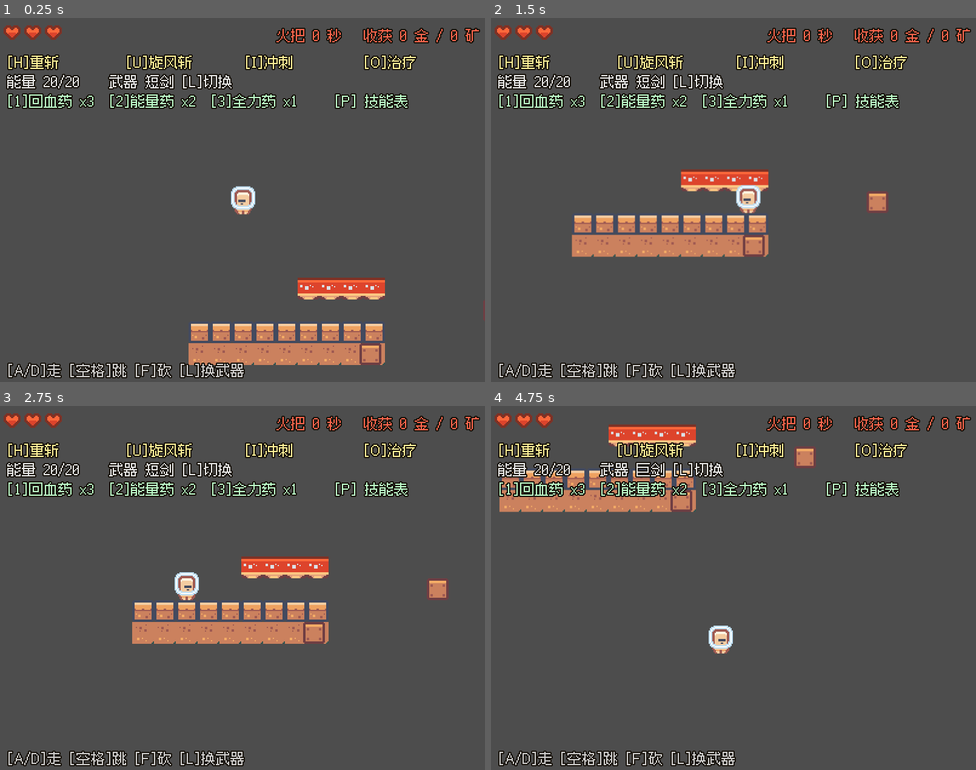
Above: before the commit, frames 1-4 (two rows, left to right).
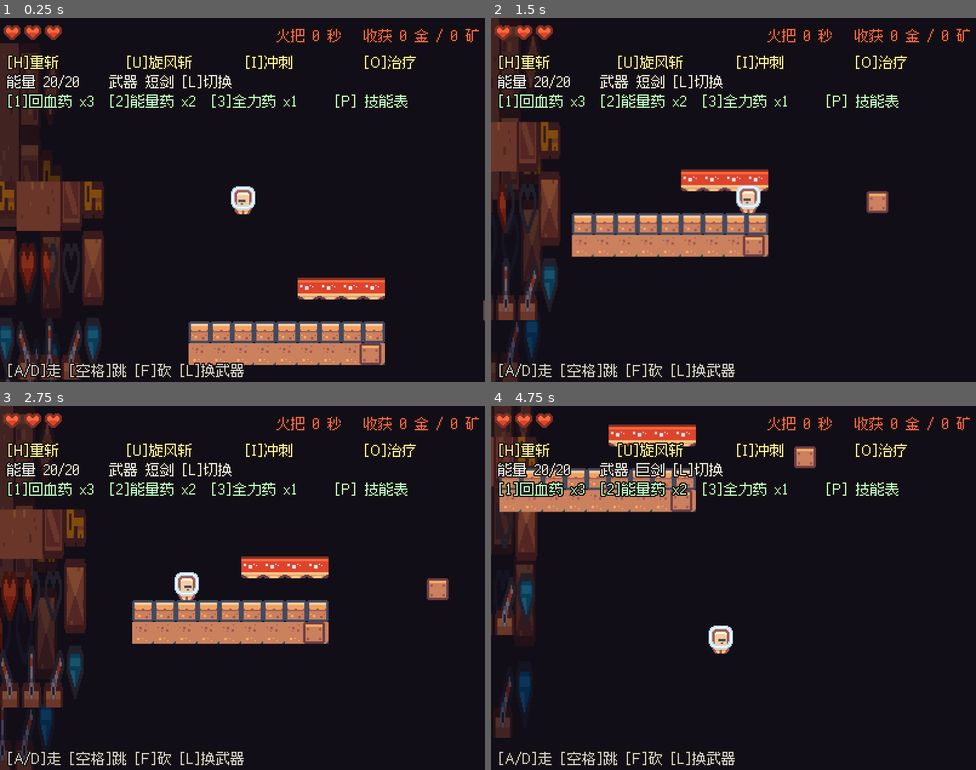
Above: after the commit, the same moments.

Repository: 01821/farm-fight-game
Game: Godot game, scene res://Tests/test_mine.tscn
Same seed, same stepped clock (60 frames per second), same inputs: the game is played once before the commit and once after it. This scene is started directly instead of the project's main scene. Sound files missing from this copy of the repository are replaced by a short silence.
Inputs:
- Up to frame 1 (0.25 s): no input
- Up to frame 2 (1.5 s): hold Q (cycle_item) 0.53-1.28 s; hold D (right) from 0.53 s (still down); tap Space (jump) at 0.77 s; tap 1 (item_1) at 1.35 s
- Up to frame 3 (2.75 s): tap Space (jump) at 1.52 s; release D (right) at 2.03 s; hold A (left) from 2.03 s (still down); tap 2 (item_2) at 2.1 s
- Up to frame 4 (4.75 s): release A (left) at 2.78 s; hold D (right) 2.78-4.28 s; tap 3 (item_3) at 2.85 s; tap Space (jump) at 3.02, 3.77, 4.52 s; tap L (switch_weapon) at 3.6 s; hold A (left) from 4.28 s (still down); tap F (use_item) at 4.35 s

The runs differ from the first frame. In frame 1, 86% of the frame differs, in the area x 0-100%, y 0-100%; in frame 2, 86%; in frame 3, 85%; in frame 4, 88%.

Commit message:
feat(mine): 视差背景 —— 矿洞不再是纯色一片（16 项清单第 2 项）

Diff:
--- a/Scenes/Mine/mine_level.tscn
+++ b/Scenes/Mine/mine_level.tscn
@@ -35,6 +35,47 @@
 [node name="MineLevel" type="Node2D"]
 script = ExtResource("1_lvl")
 pickup_scene = ExtResource("6_pickup")
+
+; --- 背景 ---
+; 底色：一块纯色垫在最底下，parallax 层之间露缝也不会穿帮。
+; 放在 layer = -20 的 CanvasLayer 里 → 它是**屏幕空间**的，永远盖满视口。
+[node name="Backdrop" type="CanvasLayer" parent="."]
+layer = -20
+
+[node name="Fill" type="ColorRect" parent="Backdrop"]
+offset_right = 400.0
+offset_bottom = 300.0
+color = Color(0.07, 0.055, 0.09, 1)
+
+; 视差背景。图集是 192×72，三个主题各占一段 —— 取**中间那段橙棕色**（x 72~144），
+; 调暗之后那些"山丘"剪影正好读作远处的岩层。
+; 两层不同速度 = 纵深：远层几乎不动，近层跟着走一点。
+[node name="Parallax" type="ParallaxBackground" parent="."]
+layer = -10
+
+[node name="FarLayer" type="ParallaxLayer" parent="Parallax"]
+motion_scale = Vector2(0.1, 0.25)
+motion_mirroring = Vector2(72, 0)
+
+[node name="Far" type="Sprite2D" parent="Parallax/FarLayer"]
+modulate = Color(0.32, 0.27, 0.36, 1)
+position = Vector2(0, 150)
+scale = Vector2(1, 4.2)
+texture = ExtResource("3_tiles")
+region_enabled = true
+region_rect = Rect2(72, 0, 72, 72)
+
+[node name="NearLayer" type="ParallaxLayer" parent="Parallax"]
+motion_scale = Vector2(0.32, 0.55)
+motion_mirroring = Vector2(72, 0)
+
+[node name="Near" type="Sprite2D" parent="Parallax/NearLayer"]
+modulate = Color(0.52, 0.42, 0.44, 1)
+position = Vector2(0, 168)
+scale = Vector2(1, 3.4)
+texture = ExtResource("3_tiles")
+region_enabled = true
+region_rect = Rect2(72, 24, 72, 48)
 
 [node name="Terrain" type="TileMapLayer" parent="."]
 tile_set = SubResource("TileSet_mine")
--- a/Tests/test_mine.gd
+++ b/Tests/test_mine.gd
@@ -224,6 +224,42 @@
 	print("  INFO 离地后立刻按跳，4 帧内是否起跳 = ", jumped)
 	_check("土狼时间：刚离地仍能起跳", jumped)
 
+	print("--- 视差背景 ---")
+	var px := _level.get_node_or_null("Parallax") as ParallaxBackground
+	_check("关卡里有视差背景", px != null)
+	var backdrop := _level.get_node_or_null("Backdrop") as CanvasLayer
+	_check("有垫底的底色层（防止层间露缝）", backdrop != null)
+	if px != null:
+		var far_layer := px.get_node("FarLayer") as ParallaxLayer
+		var near_layer := px.get_node("NearLayer") as ParallaxLayer
+		_check("有远层和近层两层", far_layer != null and near_layer != null)
+		if far_layer != null and near_layer != null:
+			print("  INFO 远层 motion_scale=", far_layer.motion_scale, " 近层=", near_layer.motion_scale)
+			_check("两层速度不一样（这才叫视差）", far_layer.motion_scale.x < near_layer.motion_scale.x)
+			_check("远层几乎不跟着走", far_layer.motion_scale.x < 0.2)
+			_check("两层都设了水平平铺（否则走出画面就空了）",
+				far_layer.motion_mirroring.x > 0.0 and near_layer.motion_mirroring.x > 0.0)
+			_check("底色在视差层后面（layer 更小）", backdrop.layer < px.layer)
+
+			# ⚠️ 只断言"节点存在 / 参数对"是不够的 —— 那验的是配置文件，不是行为。
+			#    真的把摄像机平移一段，量两个层**在屏幕上**滑动的距离：
+			#    视差层的屏幕位移 = (1 - motion_scale) × 摄像机位移，
+			#    所以远层（scale 小）在屏幕上滑得**更多**。
+			var far_sprite := far_layer.get_node("Far") as Sprite2D
+			var near_sprite := near_layer.get_node("Near") as Sprite2D
+			await _step(4)
+			var far_before: Vector2 = far_sprite.get_global_transform_with_canvas().origin
+			var near_before: Vector2 = near_sprite.get_global_transform_with_canvas().origin
+			# 直接把摄像机挪走，模拟玩家往右跑
+			_player.camera.global_position.x += 160.0
+			await _step(4)
+			var far_moved: float = absf(far_sprite.get_global_transform_with_canvas().origin.x - far_before.x)
+			var near_moved: float = absf(near_sprite.get_global_transform_with_canvas().origin.x - near_before.x)
+			print("  INFO 摄像机右移 160px 后：远层屏幕上滑了 ", snappedf(far_moved, 0.1),
+				" px，近层滑了 ", snappedf(near_moved, 0.1), " px")
+			_check("两层在屏幕上的滑动距离确实不同", absf(far_moved - near_moved) > 5.0)
+			_check("远层滑得更多（因为它跟着世界走得少）", far_moved > near_moved)
+
 	_release_all()
 	print("RESULT fail=", _fail)
 	get_tree().quit()
